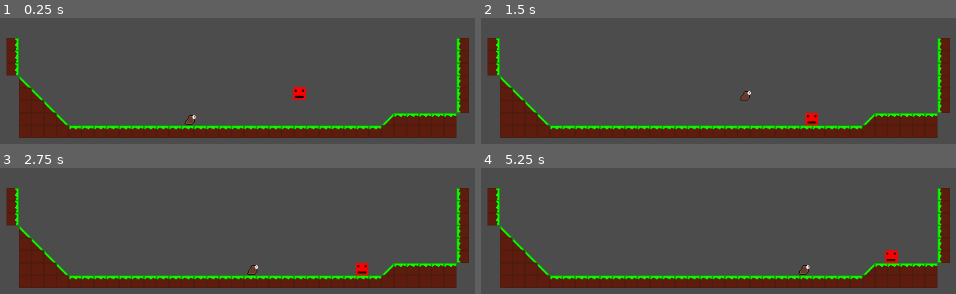
Above: before the commit, frames 1-4 (two rows, left to right).
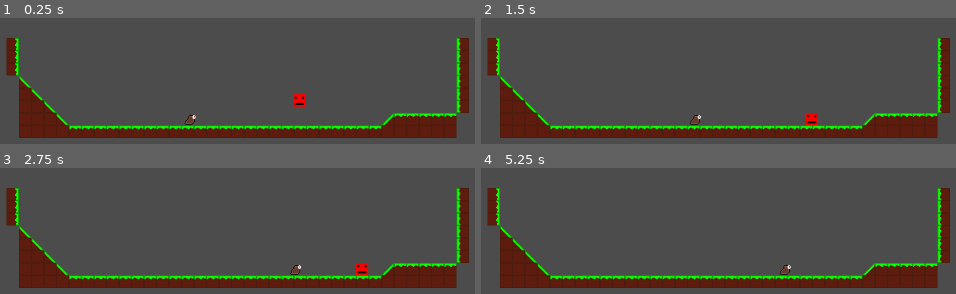
Above: after the commit, the same moments.

Repository: Shoter99/GameJamFirst
Game: Godot game, scene res://levels/Enemy test level.tscn
Two runs of this game, one before a commit and one after it. Both use one fixed random seed, a clock stepped at 60 frames per second and the inputs below. This scene is started directly instead of the project's main scene.
Inputs:
- Up to frame 1 (0.25 s): no input
- Up to frame 2 (1.5 s): hold Shift (Slide) 0.53-1.28 s; hold Right (move_right) from 0.53 s (still down); tap Space (jump) at 0.77 s; tap Shift (Slide) at 1.35 s
- Up to frame 3 (2.75 s): tap Space (jump) at 1.52 s; release Right (move_right) at 2.03 s; hold Left (move_left) from 2.03 s (still down); hold Shift (Slide) from 2.03 s (still down)
- Up to frame 4 (5.25 s): tap Enter at 2.75 s; release Left (move_left) at 2.78 s; release Shift (Slide) at 2.78 s; hold Right (move_right) 2.78-4.28 s; tap Shift (Slide) at 2.85, 4.35 s; tap Space (jump) at 3.02, 3.77, 4.52 s; hold Shift (Slide) 3.53-4.28 s; hold Left (move_left) 4.28-5.03 s; hold Right (move_right) from 5.03 s (still down); hold Shift (Slide) from 5.03 s (still down)

The runs differ from the first frame. In frame 1, 0.4% of the frame differs, in the area x 61-65%, y 54-71%; in frame 2, 0.3%; in frame 3, 0.3%; in frame 4, 0.6%, in the area x 62-88%, y 65-85%.

Commit message:
now player extends entity

Diff:
--- a/Player/KinematicBody2D.gd
+++ b/Player/KinematicBody2D.gd
@@ -1,10 +1,10 @@
-extends KinematicBody2D
+extends Entity
 
 
 export var speed : int = 150
 export var swimSpeed : int = 75
 export var jumpSpeed : int = -300
-export var gravity : int = 400
+#export var gravity : int = 400
 export var slideSpeed : int = 300
 export var health : int = 10
 var jumpsRemaining : int = 2
@@ -13,7 +13,7 @@
 var isDead : bool = false
 var isInWater = false
 var canSwim = false
-var velocity = Vector2()
+#var velocity = Vector2()
 var canDoubleJump : bool = false
 
 
--- a/entities/Entity.gd
+++ b/entities/Entity.gd
@@ -1,7 +1,7 @@
 extends KinematicBody2D
 
 class_name Entity
-export var gravity = 128
+export var gravity = 400
 export var velocity: = Vector2(0.0,0.0)
 func _physics_process(delta):
 	velocity.y +=gravity*delta
